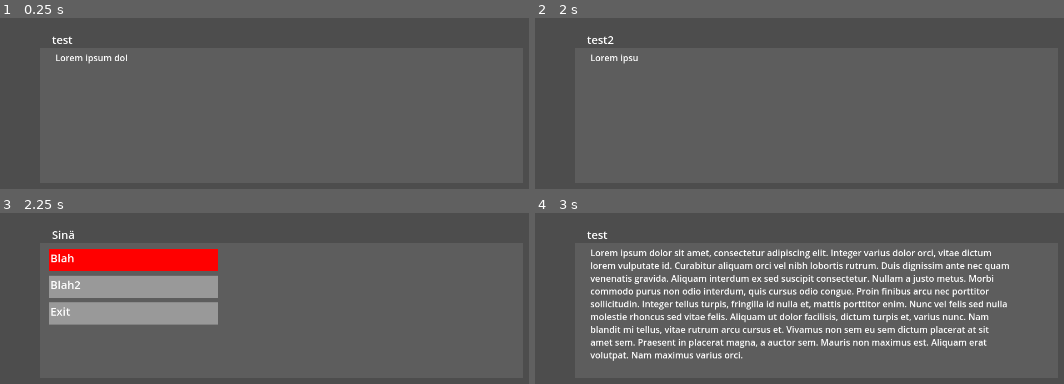
Above: before the commit, frames 1-4 (two rows, left to right).
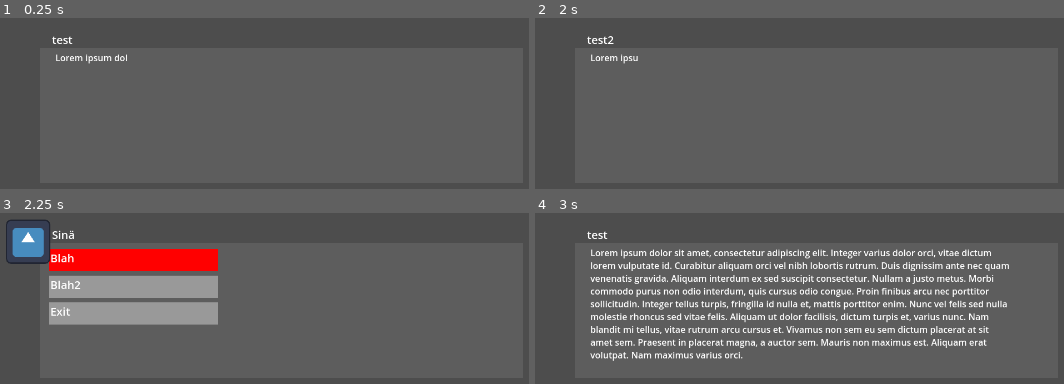
Above: after the commit, the same moments.

Repository: mirakardia/wanhojen-tanssit
Game: Godot game, scene res://dialog_test.tscn
The game is run twice, just before and just after one commit, with the same random seed, the same clock (stepped at 60 frames per second) and the same inputs. The engine's default icon, where the game draws it, is replaced by a stand-in: a white triangle on a blue panel in a dark square.
Inputs (mouse positions are in pixels of both pictures, inside the frame that each line leads up to):
- Up to frame 1 (0.25 s): no input
- Up to frame 2 (2 s): tap Enter (ui_accept) at 0.5, 1.35, 1.52, 1.82 s; move the mouse to (outside the picture) at 0.52 s; hold Right (right) 0.53-1.28 s; hold Enter (ui_accept) 0.53-1.28 s; click (outside the picture) at 0.67 s; move the mouse to (outside the picture) at 1.27 s; hold Down (down) from 1.28 s (still down); click (outside the picture) at 1.42 s
- Up to frame 3 (2.25 s): move the mouse to (444, 262) at 2.02 s; release Down (down) at 2.03 s; hold Right (right) from 2.03 s (still down); hold Enter (ui_accept) from 2.03 s (still down); click (444, 262) at 2.17 s
- Up to frame 4 (3 s): move the mouse to (outside the picture) at 2.77 s; release Right (right) at 2.78 s; release Enter (ui_accept) at 2.78 s; hold Up (up) from 2.78 s (still down); tap Enter (ui_accept) at 2.85 s; click (outside the picture) at 2.92 s

Frames 1-2 are identical in both runs. In frame 3, 1.4% of the frame differs, in the area x 1-10%, y 4-30%; in frame 4, nothing differs.

Commit message:
Small modifications to the Dialog System
Small modifications to the Dialog System

Diff:
--- a/assets/dialogs/test.json
+++ b/assets/dialogs/test.json
@@ -7,8 +7,9 @@
 			"speaker" : "test",
 			"effects" : [
 				{
-					"emote" : "test",
-					"face" : "sad"
+					"type": "emote",
+					"actor" : "test",
+					"emote" : "sad"
 				}
 			],
 			"text": "Lorem ipsum dolor sit amet, consectetur adipiscing elit. Integer varius dolor orci, vitae dictum lorem vulp …(696 unchanged characters)…
@@ -35,7 +36,7 @@
 				},
 				{
 					"text": "Exit"
-				},
+				}
 			]
 		}
 	]
--- a/dialog_test.tscn
+++ b/dialog_test.tscn
@@ -1,13 +1,17 @@
-[gd_scene load_steps=3 format=3 uid="uid://cftpfr4pihrou"]
+[gd_scene load_steps=4 format=3 uid="uid://cftpfr4pihrou"]
 
 [ext_resource type="Script" path="res://scripts/dialog_manager.gd" id="1_4h35n"]
 [ext_resource type="PackedScene" uid="uid://k7ikutlhaw4a" path="res://scenes/response.tscn" id="2_vudki"]
+[ext_resource type="Texture2D" uid="uid://bbi1ovscu3jvs" path="res://assets/icon.svg" id="3_8b7tg"]
 
 [node name="Node" type="Control" node_paths=PackedStringArray("dialog_root")]
 layout_mode = 3
 anchors_preset = 0
 script = ExtResource("1_4h35n")
 dialog_root = NodePath(".")
+speaker_icons = {
+"Sinä": ExtResource("3_8b7tg")
+}
 
 [node name="ColorRect" type="ColorRect" parent="."]
 layout_mode = 0
@@ -85,3 +89,12 @@
 
 [node name="Response12" parent="Scroll/Responses" instance=ExtResource("2_vudki")]
 layout_mode = 2
+
+[node name="SpeakerIcon" type="TextureRect" parent="."]
+layout_mode = 0
+offset_left = 70.0
+offset_top = 226.0
+offset_right = 150.0
+offset_bottom = 306.0
+texture = ExtResource("3_8b7tg")
+expand_mode = 3
--- a/scripts/dialog_manager.gd
+++ b/scripts/dialog_manager.gd
@@ -2,12 +2,20 @@
 
 
 @export var dialog_root : Node
+@export var speaker_icons: Dictionary
+@export var patricipant_images: Dictionary
+
+
 
 @onready var dialog_box : RichTextLabel = dialog_root.get_node("DialogBox")
-#@onready var speaker_icon : Node = dialog_root.get_node("SpeakerIcon")
+@onready var speaker_icon : Node = dialog_root.get_node("SpeakerIcon")
 @onready var speaker_label : RichTextLabel = dialog_root.get_node("SpeakerLabel")
 @onready var response_list : Control = dialog_root.get_node("Scroll/Responses")
 #@onready var background : Node = dialog_root.get_node("Backgroudn")
+
+signal update_relation(speaker, value)
+
+
 
 const response_scene = preload("res://scenes/response.tscn")
 
@@ -56,6 +64,13 @@
 				end_dialog()
 	elif response_list.visible:
 		var response_data = get_viewport().gui_get_focus_owner().data
+
+		if response_data.has("reactions"):
+			for participant in response_data.reactions.keys:
+				update_relation.emit(participant, response_data.reactions[participant])
+				if participants.has(participant):
+					participants[participant].show_relation_update(response_data.reactions[participant])
+
 		if response_data.has("next"):
 			start_dialog(response_data.next)
 		else:
@@ -88,6 +103,10 @@
 
 func set_active_speaker(speaker : String) -> void:
 	speaker_label.text = speaker
+	if speaker_icons.has(speaker):
+		speaker_icon.texture = speaker_icons[speaker]
+	else:
+		speaker_icon.texture = null
 	for participant in participants:
 		participant.set_deactive()
 
@@ -95,6 +114,13 @@
 		participants[speaker].set_active()
 
 func run_effects (effects: Array) -> void:
+	for effect in effects:
+		if effect.has("type"):
+			match effect.type:
+				_:
+					push_error("Unknown Effect at dialog" + current_dialog.name)
+		else:
+			push_error("Invalid effect object at dialog" + current_dialog.name)
 	pass
 
 
@@ -102,6 +128,7 @@
 	dialog_box.visible = false
 	response_list.visible = true
 	set_active_speaker("Sinä")
+
 	for child in response_list.get_children() :
 		child.call("free")
 
--- a/scripts/game_manager.gd
+++ b/scripts/game_manager.gd
@@ -1,5 +1,13 @@
 extends Node
 
+var game_state : Dictionary
+
+
+func update_relation(speaker, value):
+	game_state[speaker] += value
+
+func set_game_state(key, value):
+	game_state[key] = value
 
 # Called when the node enters the scene tree for the first time.
 func _ready() -> void:
